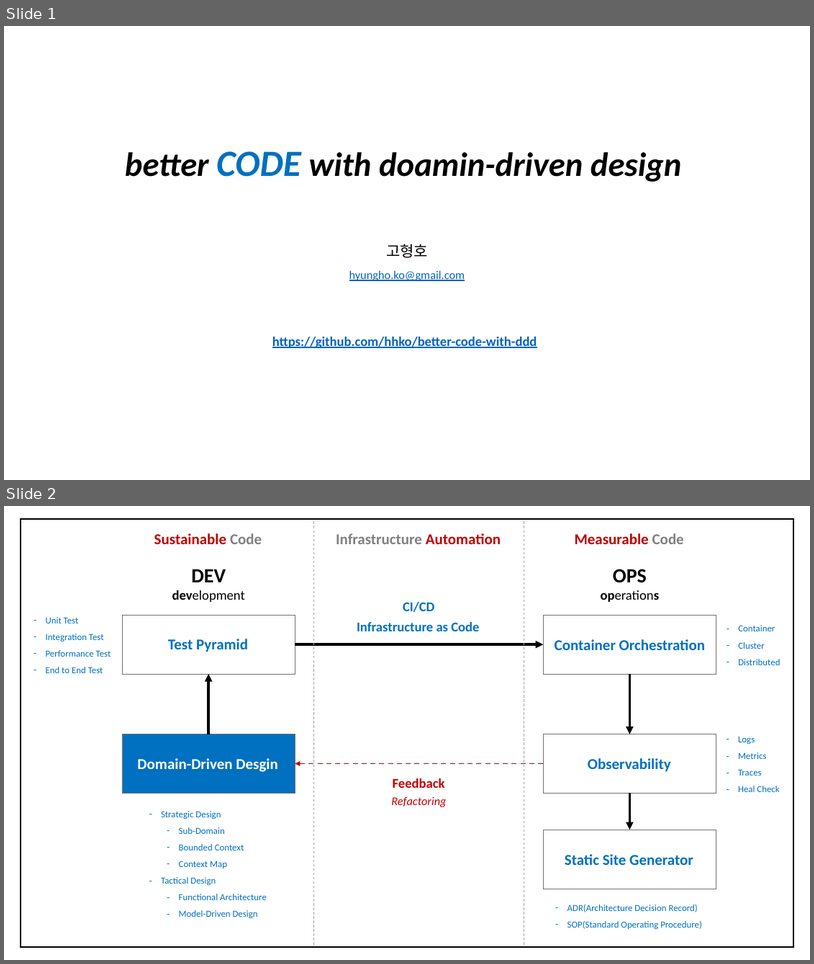
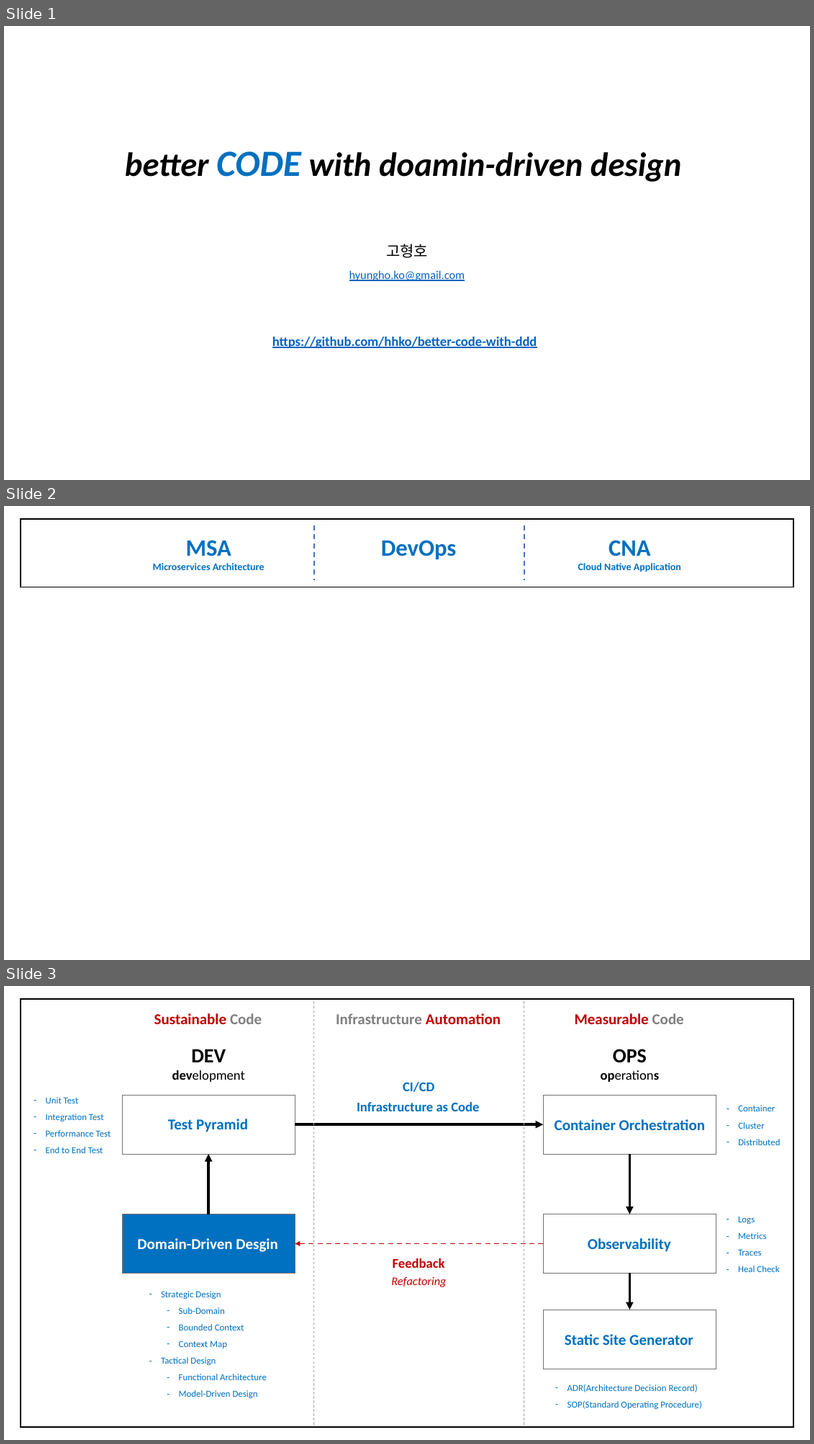
Before and after one commit to hhko/beyondcode, a slide deck: README.pptx. Shown one above the other, each under a label of ours: slides 1 and 2 before the commit, slides 1, 2 and 3 after it. The pictures are 814x964 and 814x1444 pixels, drawn with LibreOffice and Linux fonts; fonts in the diff are those of the drawing. Boxes give left, top, right and bottom in pixels: in the first picture for what was removed or moved away, otherwise in the second. Text is boxed around its words. In the diff, an @@ line names an element or a change of style, - is before the commit and + after.

```diff
--- a/README.pptx
+++ b/README.pptx
@@ slide 2 added at [4,506,810,960], background #FFFFFF @@
@@ group added at [21,519,794,587]: 3 texts, 2 lines, 1 rectangle @@
+DevOps
+CNA
+Cloud Native Application
+MSA
+Microservices Architecture
@@ what was slide 2 is now slide 3 @@
```
Also in this commit, not shown: 3 other files.
